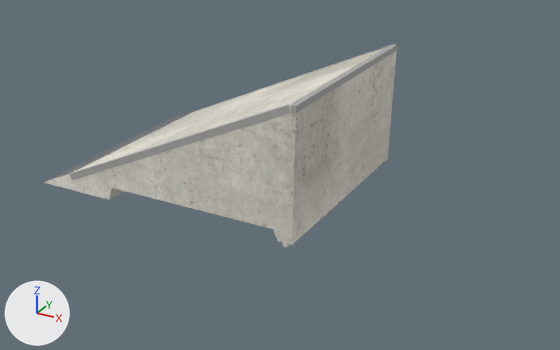
Renders of the glTF model public/katalog/modelle/bank-75.gltf from each side of a commit.
Camera for both pictures: a 50 mm camera at (2.35, -3.56, 1.84) aimed at (0.43, -0.06, 0.1). The lights are fixed; the arrows at lower left show +X, +Y and +Z. The picture after the commit comes second.

In view in the first picture: 'SK0019_Bank_-75.001'.
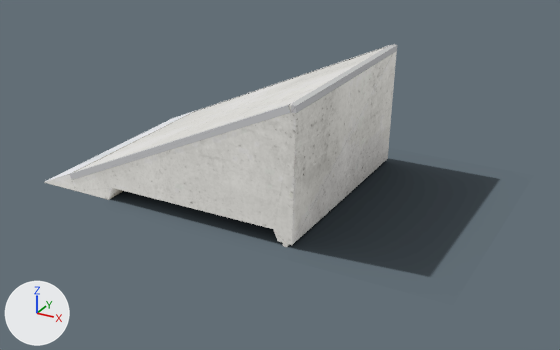
Where the change shows, as pixel boxes (x1, y1, x2, y2) in the pictures (560 x 350 px):
```json
{"object": "SK0019_Bank_-75.001", "change": "surface changed", "before": [44, 44, 397, 247], "after": [44, 44, 397, 247]}
{"object": "Schatten", "change": "added", "after": [93, 158, 499, 276]}
```

Edits to the scene script, one JSON object a line:
```json
{"op": "add", "block": "img_bank_75_licht", "code": ["img_bank_75_licht = load_image('bank-75_licht', 'texturen/bank-75_licht.jpg', 2048, 2048, 'sRGB')"]}
{"op": "add", "block": "img_bank_75_schatten", "code": ["img_bank_75_schatten = load_image('bank-75_schatten', 'texturen/bank-75_schatten.png', 413, 262, 'sRGB')"]}
{"block": "mat_beton_web_025", "change": "nodes: BsdfPrincipled, NormalMap, OutputMaterial, TexImage x2, UVMap x2"}
{"block": "mat_beton_web_025", "change": "uses the picture img_bank_75_farbe"}
{"block": "mat_beton_web_025", "change": "uses the picture img_bank_75_normal"}
{"block": "mat_beton_web_025", "change": "nodes: BsdfTransparent, Emission, LightPath, MixShader, OutputMaterial, TexImage, UVMap"}
{"block": "mat_beton_web_025", "change": "uses the picture img_bank_75_licht"}
{"block": "mat_stahl_web_019", "change": "nodes: BsdfPrincipled, NormalMap, OutputMaterial, TexImage x2, UVMap x2"}
{"block": "mat_stahl_web_019", "change": "uses the picture img_bank_75_farbe"}
{"block": "mat_stahl_web_019", "change": "uses the picture img_bank_75_normal"}
{"block": "mat_stahl_web_019", "change": "nodes: BsdfTransparent, Emission, LightPath, MixShader, OutputMaterial, TexImage, UVMap"}
{"block": "mat_stahl_web_019", "change": "uses the picture img_bank_75_licht"}
{"block": "mat_kantenwinkel_web_014", "change": "nodes: BsdfPrincipled, NormalMap, OutputMaterial, TexImage x2, UVMap x2"}
{"block": "mat_kantenwinkel_web_014", "change": "uses the picture img_bank_75_farbe"}
{"block": "mat_kantenwinkel_web_014", "change": "uses the picture img_bank_75_normal"}
{"block": "mat_kantenwinkel_web_014", "change": "nodes: BsdfTransparent, Emission, LightPath, MixShader, OutputMaterial, TexImage, UVMap"}
{"block": "mat_kantenwinkel_web_014", "change": "uses the picture img_bank_75_licht"}
{"op": "add", "block": "mat_schatten_023", "code": ["mat_schatten_023 = bpy.data.materials.new('Schatten.023')", "# uses the picture img_bank_75_schatten"]}
{"op": "add", "block": "me_schatten", "code": ["me_schatten = bpy.data.meshes.new('Schatten')", "me_schatten.from_pydata(...)  # 4 vertices, 2 faces; spans x -0.85..1.64, y -0.74..0.85, z 0.0", "me_schatten.materials.append(mat_schatten_023)"]}
{"op": "add", "block": "ob_schatten", "code": ["ob_schatten = bpy.data.objects.new('Schatten', me_schatten)", "ob_schatten.location = (0.0, 0.0, 0.0)"]}
```
